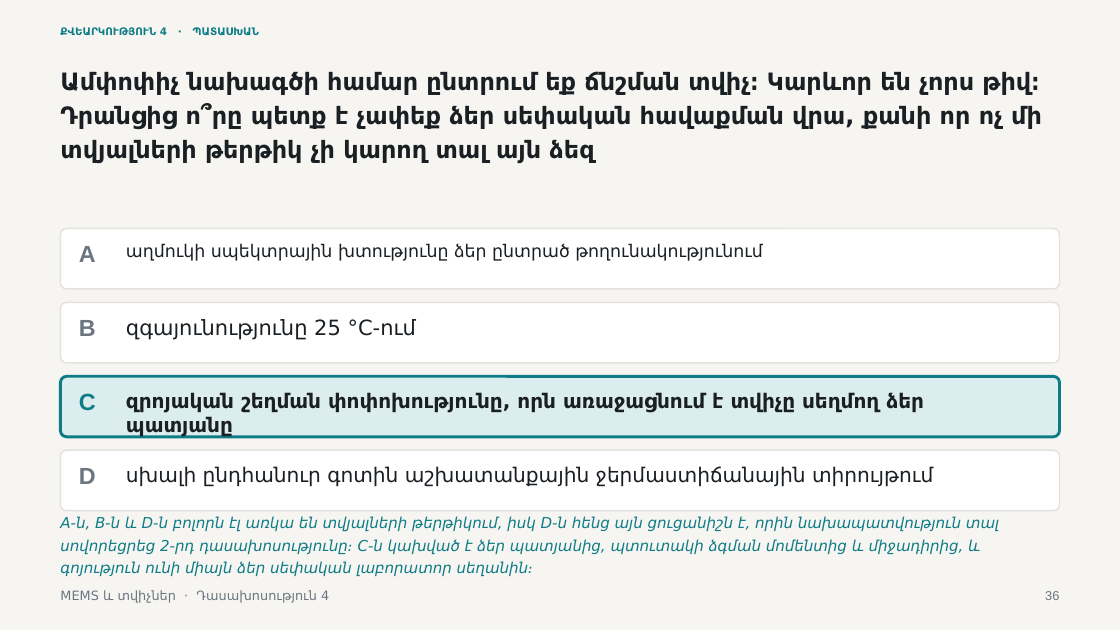
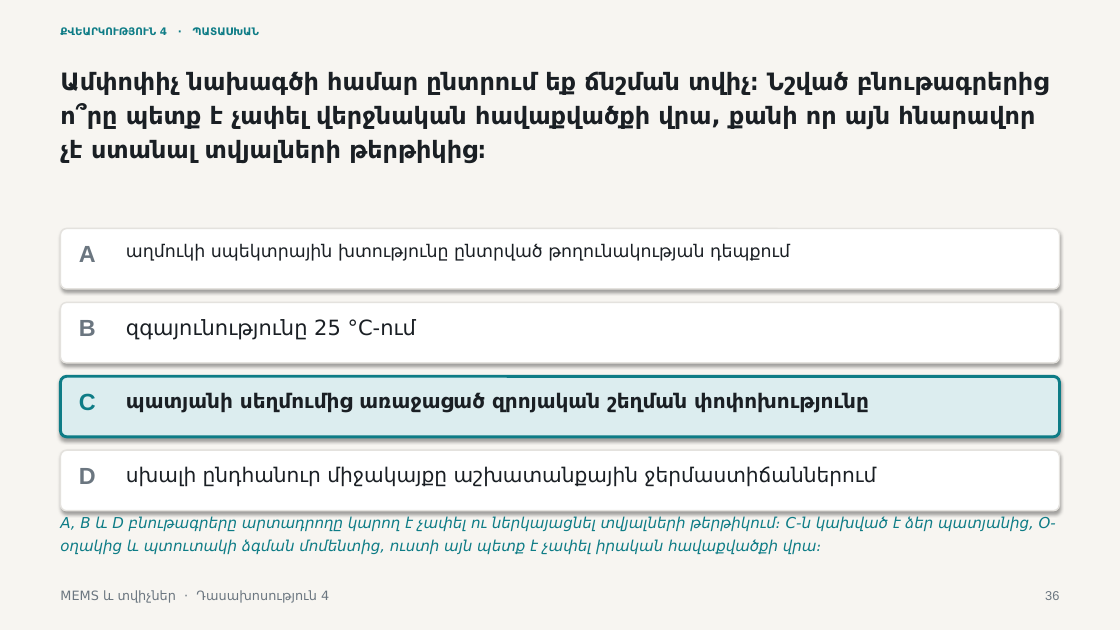
Before and after one commit to Vhovh99/mems-and-sensors-subject, a slide deck: slide 36 of lectures/lecture-04/output/L4-MEMS-structures-transduction-and-packaging-HY.pptx. Drawn at 1120x630 pixels with LibreOffice and Linux fonts; fonts in the diff are those of the drawing. Boxes give left, top, right and bottom in pixels: in the first picture for what was removed or moved away, otherwise in the second. Text is boxed around its words. In the diff, an @@ line names an element or a change of style, - is before the commit and + after.

```diff
--- a/lectures/lecture-04/output/L4-MEMS-structures-transduction-and-packaging-HY.pptx
+++ b/lectures/lecture-04/output/L4-MEMS-structures-transduction-and-packaging-HY.pptx
@@ text at (x1=60, y1=71, x2=1049, y2=163): text changed @@
-Ամփոփիչ նախագծի համար ընտրում եք ճնշման տվիչ։ Կարևոր են չորս թիվ։ Դրանցից ո՞րը պետք է չափեք ձեր սեփական հավաքման վրա, քանի որ ոչ մի տվյալների թերթիկ չի կարող տալ այն ձեզ
+Ամփոփիչ նախագծի համար ընտրում եք ճնշման տվիչ։ Նշված բնութագրերից ո՞րը պետք է չափել վերջնական հավաքվածքի վրա, քանի որ այն հնարավոր չէ ստանալ տվյալների թերթիկից։
@@ text at (x1=126, y1=243, x2=790, y2=261): text changed @@
-աղմուկի սպեկտրային խտությունը ձեր ընտրած թողունակությունում
+աղմուկի սպեկտրային խտությունը ընտրված թողունակության դեպքում
@@ text at (x1=126, y1=392, x2=869, y2=413): text changed @@
-զրոյական շեղման փոփոխությունը, որն առաջացնում է տվիչը սեղմող ձեր պատյանը
+պատյանի սեղմումից առաջացած զրոյական շեղման փոփոխությունը
@@ shadow on in 5 elements at (x1=0, y1=0, x2=1120, y2=630), (x1=60, y1=229, x2=1060, y2=289), (x1=60, y1=302, x2=1060, y2=363), (x1=60, y1=376, x2=1060, y2=437), (x1=60, y1=450, x2=1060, y2=511) @@
@@ text at (x1=126, y1=466, x2=876, y2=486): text changed @@
-սխալի ընդհանուր գոտին աշխատանքային ջերմաստիճանային տիրույթում
+սխալի ընդհանուր միջակայքը աշխատանքային ջերմաստիճաններում
@@ text at (x1=60, y1=516, x2=1056, y2=554): text changed @@
-A-ն, B-ն և D-ն բոլորն էլ առկա են տվյալների թերթիկում, իսկ D-ն հենց այն ցուցանիշն է, որին նախապատվություն տալ սովորեցրեց 2-րդ դասախոսությունը։ C-ն կախված է ձեր պատյանից, պտուտակի ձգման մոմենտից և միջադիրից, և գոյություն ունի միայն ձեր սեփական լաբորատոր սեղանին։
+A, B և D բնութագրերը արտադրողը կարող է չափել ու ներկայացնել տվյալների թերթիկում։ C-ն կախված է ձեր պատյանից, O-օղակից և պտուտակի ձգման մոմենտից, ուստի այն պետք է չափել իրական հավաքվածքի վրա։
```
Also in this commit, not shown: 41 other slides changed, 4 other files.
